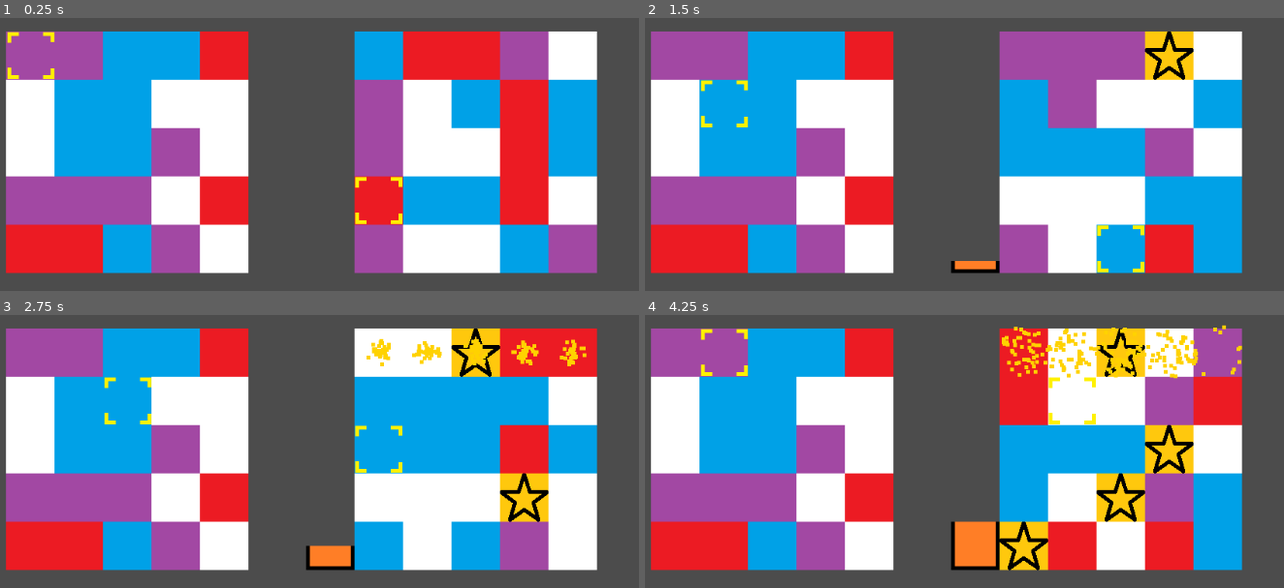
Above: before the commit, frames 1-4 (two rows, left to right).
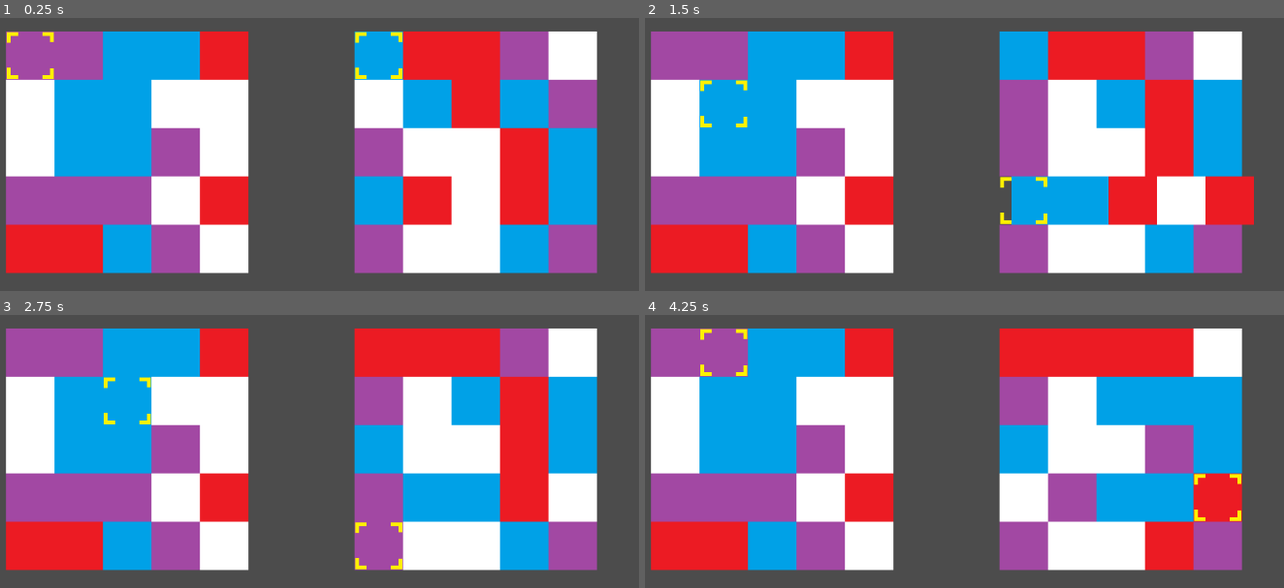
Above: after the commit, the same moments.

Repository: NolanWhitecotton/TilsVersus
Game: Godot game, scene res://scenes/game.tscn
Same seed, same stepped clock (60 frames per second), same inputs: the game is played once before the commit and once after it.
Inputs:
- Up to frame 1 (0.25 s): no input
- Up to frame 2 (1.5 s): hold D (cursor_right) 0.53-1.28 s; tap Shift (select_move) at 0.6, 1.35 s; hold S (cursor_down) from 1.28 s (still down)
- Up to frame 3 (2.75 s): release S (cursor_down) at 2.03 s; hold D (cursor_right) from 2.03 s (still down); tap Shift (select_move) at 2.1 s
- Up to frame 4 (4.25 s): release D (cursor_right) at 2.78 s; hold W (cursor_up) 2.78-3.53 s; tap Shift (select_move) at 2.85, 3.6 s; hold A (cursor_left) from 3.53 s (still down)

The runs differ from the first frame. In frame 1, 13% of the frame differs, in the area x 1-94%, y 4-76%; in frame 2, 29%; in frame 3, 27%; in frame 4, 29%, in the area x 8-94%, y 3-94%.

Commit message:
Added delay to AI movement

Diff:
--- a/YoshisCookie/scenes/board.tscn
+++ b/YoshisCookie/scenes/board.tscn
@@ -10,7 +10,6 @@
 [node name="cookies" type="Node2D" parent="."]
 
 [node name="cursor" type="Node2D" parent="."]
-position = Vector2( 0.840912, 0 )
 
 [node name="cursor_sprite" type="Sprite" parent="cursor"]
 z_index = 1
@@ -23,8 +22,6 @@
 margin_top = -32.0
 margin_right = 32.0
 margin_bottom = 288.0
-max_value = 100.0
-step = 1.0
 texture_progress = ExtResource( 3 )
 fill_mode = 3
 __meta__ = {
--- a/YoshisCookie/scenes/game.gd
+++ b/YoshisCookie/scenes/game.gd
@@ -31,7 +31,7 @@
 		winner=Players.PLAYER1
 	health = board2.find_node("health").value
 	if(health==100):
-		#winner=Players.PLAYER2
+		winner=Players.PLAYER2
 		pass
 
 
--- a/YoshisCookie/scripts/board.gd
+++ b/YoshisCookie/scripts/board.gd
@@ -20,6 +20,7 @@
 var is_moving = false
 export var health_x_offset = 0
 export var isAI = false
+export var AI_delay_seconds = 0.5
 
 #enums
 enum LineType {ROW, COLUMN}
@@ -30,6 +31,8 @@
 var animation_line_type
 var animation_line_direction
 var animation_line_position
+
+var AI_time_until_move = AI_delay_seconds
 
 # generates the 5x5 grid of cookies
 func generate_cookie_grid():
@@ -244,13 +247,16 @@
 
 
 # handles user input and moves the cursor accordingly
-func handle_cursor_movement():
+func handle_cursor_movement(delta):
 	#todo comparing an enum to and int for no reason
 	if get_parent().winner != 0: #if the game is over
 		return
 
 	if isAI:
-		do_ai_steps()
+		AI_time_until_move -= delta
+		if(AI_time_until_move<=0):
+			do_ai_steps()
+			AI_time_until_move = AI_delay_seconds
 		return
 
 	var cursorMoveOffset = 64
@@ -263,7 +269,7 @@
 			if cursor.position.y>0:
 				cursor.position.y -= cursorMoveOffset
 			else:
-				cursor.position.y = (BOARD_SIZE-1)*64
+				cursor.position.y = (BOARD_SIZE-1)*cursorMoveOffset
 		if Input.is_action_just_pressed("cursor_down"):
 			if cursor.position.y<cookieOffset*(BOARD_SIZE-1):
 				cursor.position.y += cursorMoveOffset
@@ -273,7 +279,7 @@
 			if cursor.position.x>0:
 				cursor.position.x -= cursorMoveOffset
 			else:
-				cursor.position.x = (BOARD_SIZE-1)*64
+				cursor.position.x = (BOARD_SIZE-1)*cursorMoveOffset
 		if Input.is_action_just_pressed("cursor_right"):
 			if cursor.position.x<cookieOffset*(BOARD_SIZE-1):
 				cursor.position.x += cursorMoveOffset
@@ -386,8 +392,8 @@
 
 
 # Called every frame. 'delta' is the elapsed time since the previous frame.
-func _process(_delta):
-	handle_cursor_movement()
+func _process(delta):
+	handle_cursor_movement(delta)
 	handle_animation_motion()
 
 	# TODO remove this, this should only happen on _ready, this is for debugging
